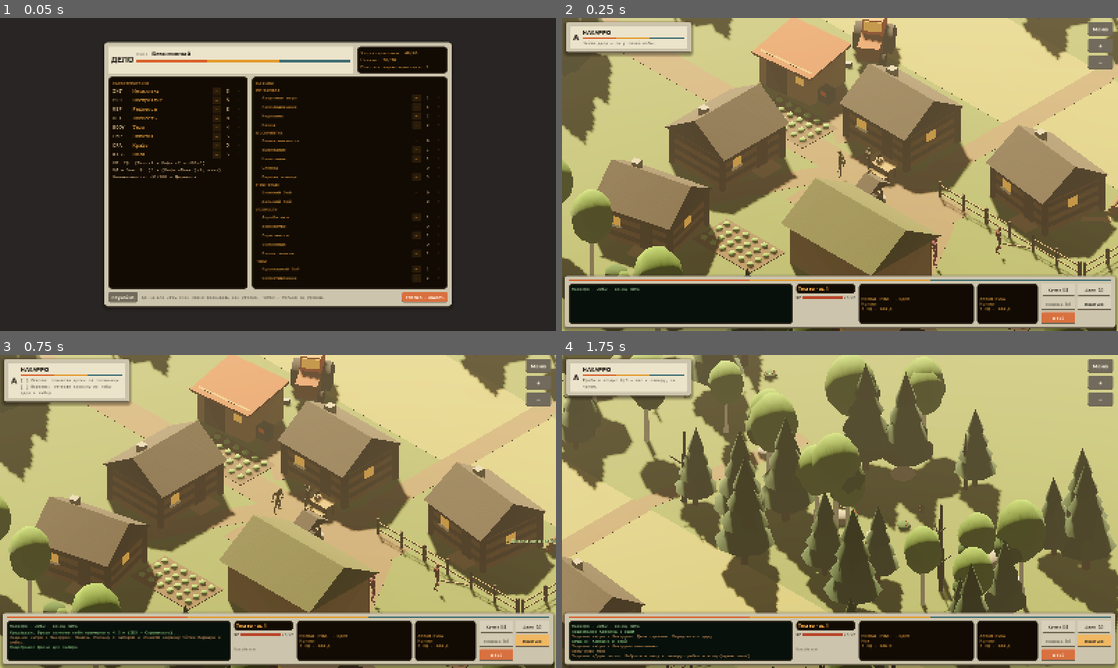
Above: before the commit, frames 1-4 (two rows, left to right).
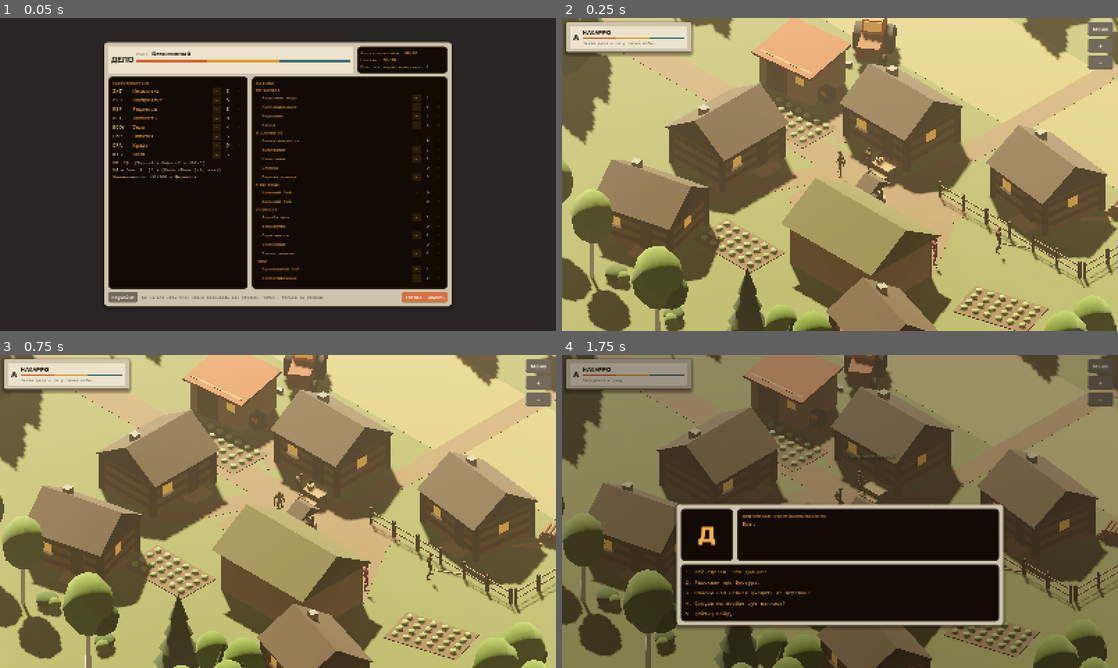
Above: after the commit, the same moments.

Repository: nerkusa/projectdoomsday
Game: Godot game, scene res://tools/smoke_test.tscn
The game is run twice, just before and just after one commit, with the same random seed, the same clock (stepped at 60 frames per second) and the same inputs. This scene is started directly instead of the project's main scene.
Inputs (mouse positions are in pixels of both pictures, inside the frame that each line leads up to):
- Up to frame 1 (0.05 s): no input
- Up to frame 2 (0.25 s): no input
- Up to frame 3 (0.75 s): click (533, 639) at 0.5 s, where only the run before the commit has a clickable "Красться"
- Up to frame 4 (1.75 s): click (1056, 655) at 1.25 s, where only the run before the commit has a clickable "В бой"

Frame 1 is identical in both runs. In frame 2, 17% of the frame differs, in the area x 0-100%, y 44-100%; in frame 3, 42%; in frame 4, 92%, in the area x 0-100%, y 0-100%.

Commit message:
Свободная ходьба вне боя, стартовые пистолет и нож, панель после мини-компьютера
- Вне боя герой идёт ровно в точку клика; гексы только ищут обход
  препятствий, путь спрямляется. В бою всё по гексам, как было.
- Новый герой начинает с пистолетом (полный магазин + 8 патронов) и ножом;
  дед больше не выдаёт нож, а спрашивает, не забыл ли герой свой.
- Нижняя панель скрыта, пока нет мини-компьютера или КПК (в бою видна).
- Красться — клавиша Z.

Co-Authored-By: Claude Opus 5.5 <noreply@anthropic.com>
Claude-Session: https://claude.ai/code/session_01YajSCAyHcZtugJuAiengQs

Diff:
--- a/data/dialogs/ded.json
+++ b/data/dialogs/ded.json
@@ -31,9 +31,9 @@
       "options": [{"text": "Иду.", "next": null}]
     },
     "forest": {
-      "text": "Сходи в лес, к северу, за поле. Грибы пошли, брусника поспела. Амбар полупустой, а зима... какая бы она ни была, придёт. Держи нож — он тебе и для грибов, и если пёс одичалый выскочит. Наберёшь пять горстей — возвращайся.",
+      "text": "Сходи в лес, к северу, за поле. Грибы пошли, брусника поспела. Амбар полупустой, а зима... какая бы она ни была, придёт. Нож свой не забыл? Он тебе и для грибов, и если пёс одичалый выскочит. Наберёшь пять горстей — возвращайся.",
       "options": [
-        {"text": "Взять нож. [Получить: нож]", "next": "forest2", "give": {"knife": 1}, "quest": {"id": "chores", "stage": 3}}
+        {"text": "Не забыл.", "next": "forest2", "quest": {"id": "chores", "stage": 3}}
       ]
     },
     "forest2": {
--- a/scripts/core/game_state.gd
+++ b/scripts/core/game_state.gd
@@ -31,8 +31,8 @@
 		"hp_roll": Rules.r1(10), "cur_hp": -1,
 		"locked": false, "stat_pts": 0, "skill_pts": 0,
 		"locked_stats": {}, "locked_skills": {},
-		"owned": [], "hands": ["fists", "fists"], "active": 0,
-		"mag": {}, "ammo": {"9мм": 0, "7.62": 0},
+		"owned": ["pistol", "knife"], "hands": ["pistol", "knife"], "active": 0,
+		"mag": {"pistol": 8}, "ammo": {"9мм": 8, "7.62": 0},
 		"items": {},
 		"flags": {}, "q": {}, "notes": [],
 		"sneak": false,
--- a/scripts/main.gd
+++ b/scripts/main.gd
@@ -441,6 +441,8 @@
 			KEY_SPACE:
 				if combat.my_turn():
 					combat.end_turn()
+			KEY_Z:
+				_on_hud_action("sneak")
 			KEY_A:
 				if combat.my_turn():
 					combat.aim = not combat.aim
@@ -500,15 +502,25 @@
 		_go_then(it, "use")
 		return
 	if p.has("hex"):
-		_walk_to_hex(p.hex)
-
-
-func _walk_to_hex(h: Vector2i, cb := Callable()) -> bool:
+		_walk_to_hex(p.hex, Callable(), p.get("ground", null))
+
+
+## Вне боя герой ходит свободно: гексы нужны только чтобы найти обход препятствий,
+## потом путь спрямляется, а конечная точка — ровно туда, куда кликнули (exact).
+## В бою ходьба идёт по гексам (CombatManager).
+func _walk_to_hex(h: Vector2i, cb := Callable(), exact = null) -> bool:
 	var g := location.grid
 	var from := g.from_world(player.global_position)
 	var target := h
 	if not g.is_free(target):
 		target = g.nearest_free(g.to_world(h))
+		exact = null
+	var goal: Vector3 = g.to_world(target)
+	if exact != null:
+		goal = Vector3(exact.x, 0, exact.z)
+	if _walk_clear(player.global_position, goal):
+		player.move_along([goal], cb, _move_speed([goal]))
+		return true
 	var blocked := {}
 	for c in location.characters():
 		if c.visible and c.pose != "dead":
@@ -520,8 +532,40 @@
 	var pts := []
 	for x in path:
 		pts.append(g.to_world(x))
+	if not pts.is_empty():
+		pts[-1] = goal
+	pts = _smooth_path(player.global_position, pts)
 	player.move_along(pts, cb, _move_speed(pts))
 	return true
+
+
+## Можно ли пройти по прямой: три луча на уровне колен (центр и по бокам)
+func _walk_clear(a: Vector3, b: Vector3) -> bool:
+	var d := Vector3(b.x - a.x, 0, b.z - a.z)
+	if d.length() < 0.01:
+		return true
+	var side := Vector3(-d.z, 0, d.x).normalized() * 0.35
+	var sp := space()
+	for off in [Vector3.ZERO, side, -side]:
+		var q := PhysicsRayQueryParameters3D.create(a + off + Vector3(0, 0.5, 0), b + off + Vector3(0, 0.5, 0), 1)
+		if not sp.intersect_ray(q).is_empty():
+			return false
+	return true
+
+
+## Спрямление пути: из каждой точки идём сразу к самой дальней видимой
+func _smooth_path(start: Vector3, pts: Array) -> Array:
+	var out := []
+	var cur := start
+	var i := 0
+	while i < pts.size():
+		var j := mini(pts.size() - 1, i + 24)
+		while j > i and not _walk_clear(cur, pts[j]):
+			j -= 1
+		out.append(pts[j])
+		cur = pts[j]
+		i = j + 1
+	return out
 
 
 func _go_then(target: Node3D, what: String) -> void:
--- a/scripts/ui/hud.gd
+++ b/scripts/ui/hud.gd
@@ -27,6 +27,9 @@
 var _hurt: ColorRect
 var _floats: Control
 var _combat: CombatManager
+## Нижняя панель: появляется, когда у героя есть мини-компьютер (или уже собран КПК).
+## В бою видна всегда — без неё не видно ОД и кнопок хода.
+var _bar: PanelContainer
 
 
 func setup(m: Node, cm: CombatManager) -> void:
@@ -106,6 +109,7 @@
 
 	# ---- нижняя панель ----
 	var bar := UITheme.panel(UITheme.plastic(8))
+	_bar = bar
 	bar.set_anchors_and_offsets_preset(Control.PRESET_BOTTOM_WIDE)
 	bar.offset_left = 8
 	bar.offset_right = -8
@@ -199,7 +203,7 @@
 	grid.add_theme_constant_override("h_separation", 6)
 	grid.add_theme_constant_override("v_separation", 6)
 	row.add_child(grid)
-	for pair in [["kpk", "КПК  [I]"], ["sheet", "Дело  [C]"], ["reload", "Перезар. [R]"], ["sneak", "Красться"], ["give", "Сдаться"], ["end", "В бой"]]:
+	for pair in [["kpk", "КПК  [I]"], ["sheet", "Дело  [C]"], ["reload", "Перезар. [R]"], ["sneak", "Красться [Z]"], ["give", "Сдаться"], ["end", "В бой"]]:
 		var b := UITheme.key(pair[1], "primary" if pair[0] == "end" else "normal", 11)
 		b.size_flags_horizontal = Control.SIZE_EXPAND_FILL
 		b.size_flags_vertical = Control.SIZE_EXPAND_FILL
@@ -274,6 +278,7 @@
 	_hp_bar.value = Game.hero_hp()
 	_hp_lbl.text = "%d/%d" % [Game.hero_hp(), Game.hero_max()]
 	var on := _combat.on
+	_bar.visible = on or Game.flag("kpk") or Game.item_count("minicomputer") > 0
 	for c in _ap_row.get_children():
 		c.queue_free()
 	if on:
--- a/tools/smoke_test.gd
+++ b/tools/smoke_test.gd
@@ -125,6 +125,14 @@
 	await wait(1.0)
 	ok(main.dialog.visible, "мысли при пробуждении")
 	await close_dialogs()
+	ok(Game.hero.owned.has("pistol") and Game.hero.owned.has("knife"), "с начала есть пистолет и нож")
+	ok(not main.hud._bar.visible, "нижней панели нет до мини-компьютера")
+	# свободная ходьба: герой встаёт ровно в точку клика, а не в центр гекса
+	var start: Vector3 = main.player.global_position
+	var spot := start + Vector3(1.37, 0, 0.61)
+	main._walk_to_hex(grid.from_world(spot), Callable(), spot)
+	await wait(1.5)
+	ok(main.player.global_position.distance_to(spot) < 0.05, "свободная ходьба в точку клика")
 
 	# --- дед: утренние дела ---
 	main.talk_to(main.location.character("Ded"))
@@ -156,8 +164,7 @@
 	await choose(find_opt("Всё сделал"))
 	await choose(0)
 	await close_dialogs()
-	ok(Game.hero.owned.has("knife"), "нож получен")
-	ok(Game.hero_wkey() == "knife", "нож в руке")
+	ok(Game.quest_stage("chores") == 3, "дед отправил в лес")
 	ok(Game.quest_stage("forest") == 1, "задание «Лес» взято")
 
 	# --- граница утром ---
@@ -201,6 +208,7 @@
 	await wait(0.3)
 	await close_dialogs()
 	ok(Game.item_count("minicomputer") == 1, "мини-компьютер найден")
+	ok(main.hud._bar.visible, "нижняя панель появилась с мини-компьютером")
 	ok(Game.hero.owned.has("pistol"), "пистолет найден")
 	Game.hero.hands = ["pistol", "knife"]
 	Game.hero.active = 0
Not shown, changed: README.md
